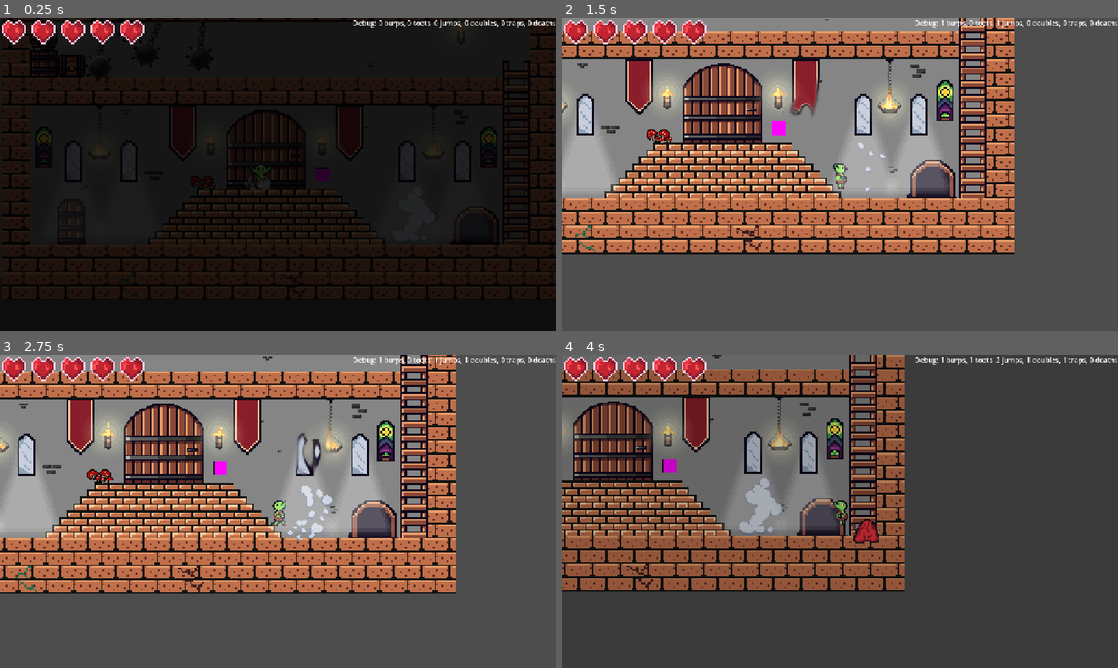
Above: before the commit, frames 1-4 (two rows, left to right).
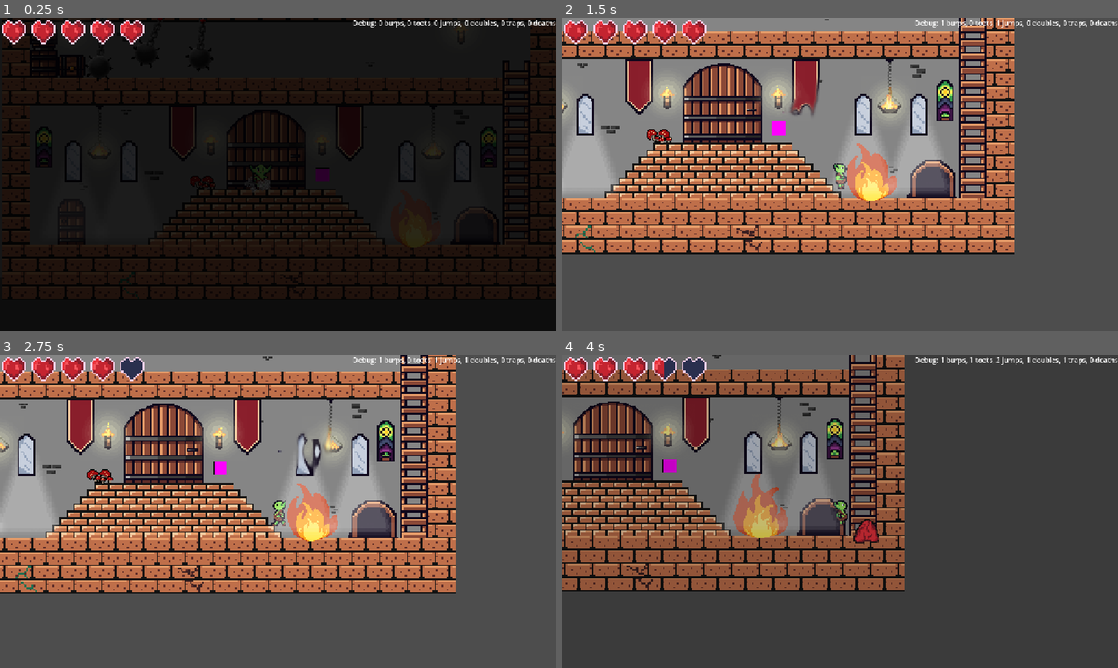
Above: after the commit, the same moments.

Repository: RealAmandaLive/OrcBurp
Game: Godot game, scene res://scenes/main.tscn
Two runs of this game, one before a commit and one after it. Both use one fixed random seed, a clock stepped at 60 frames per second and the inputs below.
Inputs (mouse positions are in pixels of both pictures, inside the frame that each line leads up to):
- Up to frame 1 (0.25 s): no input
- Up to frame 2 (1.5 s): tap Enter at 0.5 s; move the mouse to (962, 158) at 0.52 s; hold Right (right) from 0.53 s (still down); tap Shift (burp) at 0.6 s; click (962, 158) at 0.67 s; tap Space (jump) at 0.77 s; move the mouse to (728, 190) at 1.27 s; tap W (climb) at 1.35 s
- Up to frame 3 (2.75 s): tap Space (jump) at 1.52 s; move the mouse to (333, 442) at 2.02 s; release Right (right) at 2.03 s; hold Left (left) from 2.03 s (still down); hold E (interact) from 2.03 s (still down)
- Up to frame 4 (4 s): move the mouse to (812, 574) at 2.77 s; release Left (left) at 2.78 s; release E (interact) at 2.78 s; hold Right (right) from 2.78 s (still down); tap G (throw) at 2.85 s; click (812, 574) at 2.92 s; tap Space (jump) at 3.02, 3.77 s; move the mouse to (1006, 558) at 3.52 s; tap Ctrl (toot) at 3.6 s

The runs differ from the first frame. In frame 1, less than 0.1% of the frame differs, in the area x 71-78%, y 60-74%; in frame 2, 1.1%; in frame 3, 1.3%; in frame 4, 1.6%, in the area x 18-41%, y 1-59%.

Commit message:
Falling Platform
It needs some tweaking, but it technically works

Diff:
--- /dev/null
+++ b/orc-burp-godot/scenes/falling_platform.tscn
@@ -0,0 +1,32 @@
+[gd_scene format=3 uid="uid://ckoodxpdp0v3e"]
+
+[ext_resource type="Script" uid="uid://wdb7y4ibf4mx" path="res://scripts/falling_platform.gd" id="1_eyv7q"]
+[ext_resource type="Texture2D" uid="uid://bh46qxa8t3hee" path="res://assets/Environment/beam32x10.png" id="1_l3rcd"]
+
+[sub_resource type="RectangleShape2D" id="RectangleShape2D_yf5fn"]
+size = Vector2(32, 10)
+
+[sub_resource type="RectangleShape2D" id="RectangleShape2D_57qmd"]
+size = Vector2(30, 1)
+
+[node name="fallingPlatform" type="AnimatableBody2D" unique_id=662641348]
+collision_layer = 2
+collision_mask = 2
+sync_to_physics = false
+script = ExtResource("1_eyv7q")
+
+[node name="Sprite2D" type="Sprite2D" parent="." unique_id=1284132392]
+texture = ExtResource("1_l3rcd")
+
+[node name="CollisionShape2D" type="CollisionShape2D" parent="." unique_id=948340944]
+shape = SubResource("RectangleShape2D_yf5fn")
+
+[node name="playerDetectionZone" type="Area2D" parent="." unique_id=2098009762]
+collision_layer = 2
+collision_mask = 2
+
+[node name="CollisionShape2D" type="CollisionShape2D" parent="playerDetectionZone" unique_id=2100551308]
+position = Vector2(1, -6)
+shape = SubResource("RectangleShape2D_57qmd")
+
+[connection signal="body_entered" from="playerDetectionZone" to="." method="_on_player_detection_zone_body_entered"]
--- a/orc-burp-godot/scenes/fireHazard.tscn
+++ b/orc-burp-godot/scenes/fireHazard.tscn
@@ -43,14 +43,18 @@
 radius = 41.0
 height = 102.0
 
-[node name="fireHazard" type="Area2D" unique_id=2018447066]
-script = ExtResource("1_htsh3")
+[node name="fireHazard" type="Node2D" unique_id=516825501]
 
 [node name="FireHazard" type="AnimatedSprite2D" parent="." unique_id=315045808]
 sprite_frames = SubResource("SpriteFrames_g4v7s")
 autoplay = "default"
 frame_progress = 0.8245531
 
-[node name="CollisionShape2D" type="CollisionShape2D" parent="." unique_id=708552823]
+[node name="hazardArea" type="Area2D" parent="FireHazard" unique_id=2018447066]
+collision_layer = 2
+collision_mask = 2
+script = ExtResource("1_htsh3")
+
+[node name="CollisionShape2D" type="CollisionShape2D" parent="FireHazard/hazardArea" unique_id=708552823]
 position = Vector2(0, 21)
 shape = SubResource("CapsuleShape2D_yf5fn")
--- a/orc-burp-godot/scenes/fire_hazard.gd
+++ b/orc-burp-godot/scenes/fire_hazard.gd
@@ -1,15 +1,10 @@
 extends Area2D
-@onready var animated_sprite_2d: AnimatedSprite2D = $AnimatedSprite2D
 
 const DAMAGE: int = 1
 
 func _ready() -> void:
-	pass
+	body_entered.connect(_on_body_entered)
 
 func _on_body_entered(body: Node2D) -> void:
 	if body is Player:
 		body.take_damage(DAMAGE)
-
-
-func apply_knockback() -> void:
-	print("knockback applied")
--- a/orc-burp-godot/scenes/level1.tscn
+++ b/orc-burp-godot/scenes/level1.tscn
@@ -11,7 +11,7 @@
 [ext_resource type="PackedScene" uid="uid://cw6ck1obb3s12" path="res://assets/Environment/swinging_hazard_long.tscn" id="9_conm7"]
 [ext_resource type="PackedScene" uid="uid://behk4qgqnf035" path="res://assets/Environment/swinging_hazard_short.tscn" id="10_d3jkd"]
 [ext_resource type="PackedScene" uid="uid://b1qx67dar5t4v" path="res://assets/Environment/spinning_hazard.tscn" id="11_u3awl"]
-[ext_resource type="PackedScene" uid="uid://cw3c22e81pyar" path="res://scenes/steamHazard.tscn" id="12_f31uk"]
+[ext_resource type="PackedScene" uid="uid://ctrkq22vo835m" path="res://scenes/fireHazard.tscn" id="12_gnai3"]
 [ext_resource type="PackedScene" uid="uid://btgtlq828wo4m" path="res://assets/Environment/mushroom_cluster_big.tscn" id="13_f31uk"]
 [ext_resource type="PackedScene" uid="uid://dw0bd77g064wy" path="res://assets/Environment/window_light_shaft.tscn" id="14_gnai3"]
 
@@ -98,8 +98,8 @@
 [node name="spinning_hazard" parent="." unique_id=988105865 instance=ExtResource("11_u3awl")]
 position = Vector2(370, 123)
 
-[node name="steamHazard" parent="." unique_id=2018447066 instance=ExtResource("12_f31uk")]
-position = Vector2(947, 589)
+[node name="fireHazard" parent="." unique_id=516825501 instance=ExtResource("12_gnai3")]
+position = Vector2(953, 576)
 
 [node name="mushroom-cluster-big" parent="." unique_id=1815278579 instance=ExtResource("13_f31uk")]
 position = Vector2(471, 516)
--- a/orc-burp-godot/scenes/level2.tscn
+++ b/orc-burp-godot/scenes/level2.tscn
@@ -9,6 +9,7 @@
 [ext_resource type="Script" uid="uid://6qg0amtiyqjm" path="res://scripts/level_exit.gd" id="5_hrcei"]
 [ext_resource type="Script" uid="uid://b1v47klesm0x1" path="res://scripts/area-ko-player.gd" id="6_yqkch"]
 [ext_resource type="PackedScene" uid="uid://cw3c22e81pyar" path="res://scenes/steamHazard.tscn" id="7_xa7n4"]
+[ext_resource type="PackedScene" uid="uid://ckoodxpdp0v3e" path="res://scenes/falling_platform.tscn" id="10_bo4dx"]
 
 [sub_resource type="RectangleShape2D" id="RectangleShape2D_6ep0u"]
 size = Vector2(57, 48)
@@ -91,4 +92,22 @@
 [node name="CollisionShape2D" type="CollisionShape2D" parent="FallBoundary" unique_id=271377038]
 shape = SubResource("WorldBoundaryShape2D_6ep0u")
 
+[node name="fallingPlatform" parent="." unique_id=662641348 instance=ExtResource("10_bo4dx")]
+position = Vector2(404, 585)
+
+[node name="fallingPlatform2" parent="." unique_id=1020651585 instance=ExtResource("10_bo4dx")]
+position = Vector2(436, 585)
+
+[node name="fallingPlatform3" parent="." unique_id=375589730 instance=ExtResource("10_bo4dx")]
+position = Vector2(468, 585)
+
+[node name="fallingPlatform4" parent="." unique_id=65945589 instance=ExtResource("10_bo4dx")]
+position = Vector2(500, 585)
+
+[node name="fallingPlatform5" parent="." unique_id=1819600264 instance=ExtResource("10_bo4dx")]
+position = Vector2(532, 585)
+
+[node name="fallingPlatform6" parent="." unique_id=1982615442 instance=ExtResource("10_bo4dx")]
+position = Vector2(565, 585)
+
 [connection signal="body_entered" from="Enemies/ghost" to="Gut" method="_on_ghost_body_entered"]
--- a/orc-burp-godot/scenes/steamHazard.tscn
+++ b/orc-burp-godot/scenes/steamHazard.tscn
@@ -78,16 +78,20 @@
 radius = 4.0
 height = 86.0
 
-[node name="steamHazard" type="Area2D" unique_id=2018447066]
-script = ExtResource("1_8xl08")
+[node name="steamHazard" type="Node2D" unique_id=195360368]
 
-[node name="steamHazard" type="AnimatedSprite2D" parent="." unique_id=315045808]
+[node name="steamCloud" type="AnimatedSprite2D" parent="." unique_id=315045808]
 sprite_frames = SubResource("SpriteFrames_g4v7s")
 autoplay = "default"
 frame_progress = 0.7851095
 
-[node name="CollisionShape2D" type="CollisionShape2D" parent="." unique_id=708552823]
+[node name="hazardArea" type="Area2D" parent="steamCloud" unique_id=2018447066]
+collision_layer = 2
+collision_mask = 2
+script = ExtResource("1_8xl08")
+
+[node name="CollisionShape2D" type="CollisionShape2D" parent="steamCloud/hazardArea" unique_id=708552823]
 position = Vector2(0, 11)
 shape = SubResource("CapsuleShape2D_yf5fn")
 
-[connection signal="body_entered" from="." to="." method="_on_body_entered"]
+[connection signal="body_entered" from="steamCloud/hazardArea" to="steamCloud/hazardArea" method="_on_body_entered"]
--- a/orc-burp-godot/scenes/steam_hazard.gd
+++ b/orc-burp-godot/scenes/steam_hazard.gd
@@ -1,16 +1,10 @@
 extends Area2D
-@onready var steam_hazard: AnimatedSprite2D = $steamHazard
 
 const DAMAGE: int = 1
 
 func _ready() -> void:
-	pass
-
+	body_entered.connect(_on_body_entered)
 
 func _on_body_entered(body: Node2D) -> void:
 	if body is Player:
 		body.take_damage(DAMAGE)
-
-
-func apply_knockback() -> void:
-	print("knockback applied")
--- /dev/null
+++ b/orc-burp-godot/scripts/falling_platform.gd
@@ -0,0 +1,36 @@
+extends AnimatableBody2D
+
+@export var shake_duration: float = 2
+@export var shake_magnitude: float = 1
+@export var fall_speed: float = 300
+
+var is_triggered: bool = false
+var is_falling: bool = false
+var shake_timer: float = 0
+
+@onready var sprite: Sprite2D = $Sprite2D
+@onready var initial_sprite_pos: Vector2 = sprite.position
+
+# Called when the node enters the scene tree for the first time.
+func _ready() -> void:
+	pass # Replace with function body.
+
+# Called every frame. 'delta' is the elapsed time since the previous frame.
+func _physics_process(delta: float) -> void:
+	if is_falling:
+		position.y += fall_speed * delta
+	elif is_triggered and shake_timer > 0:
+		shake_timer -= delta
+
+		var offset_x = randf_range(-shake_magnitude, shake_magnitude)
+		var offset_y = randf_range(-shake_magnitude, shake_magnitude)
+		sprite.position = initial_sprite_pos + Vector2(offset_x, offset_y)
+		if shake_timer <= 0:
+			sprite.position = initial_sprite_pos
+			is_falling = true
+			#$CollisionShape2D.disabled = true
+
+func _on_player_detection_zone_body_entered(body: Node2D) -> void:
+	if body is Player and not is_triggered:
+		is_triggered = true
+		shake_timer = shake_duration
Binary file added: orc-burp-godot/assets/Environment/beam32x10.png
Not shown, added: orc-burp-godot/assets/Environment/beam32x10.png.import
Not shown, added: orc-burp-godot/scripts/falling_platform.gd.uid
